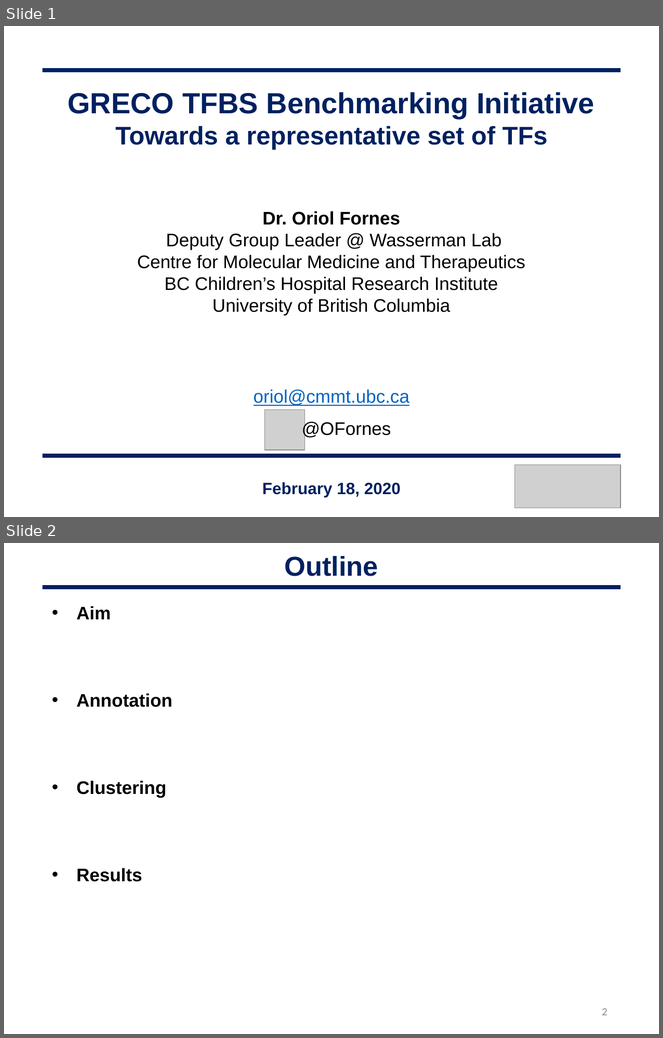
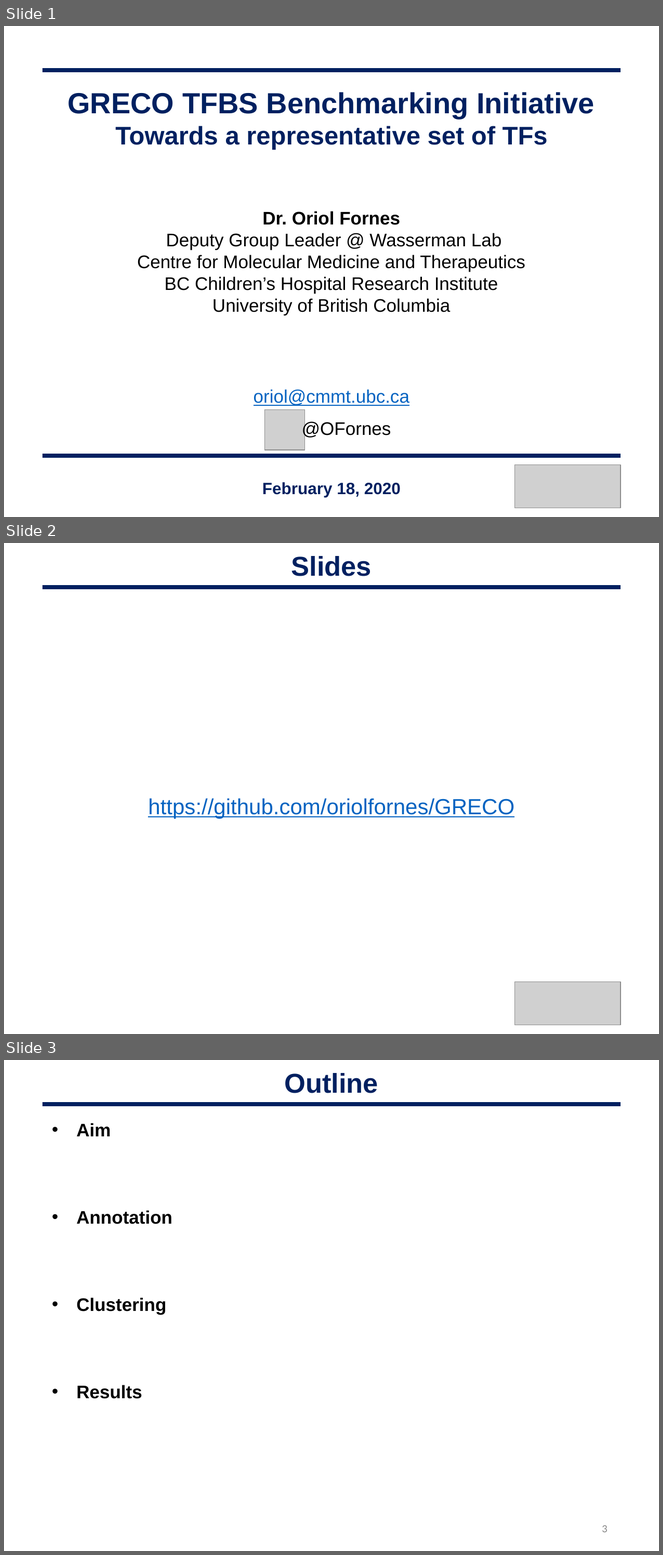
Before and after one commit to oriolfornes/GRECO-BIT-TFBS-annotations, a slide deck: Slides/OF_200218_GREEKC.pptx. Shown one above the other, each under a label of ours: slides 1 and 2 before the commit, slides 1, 2 and 3 after it. The pictures are 663x1038 and 663x1555 pixels, drawn with LibreOffice and Linux fonts; fonts in the diff are those of the drawing; grey boxes stand for pictures. Boxes give left, top, right and bottom in pixels: in the first picture for what was removed or moved away, otherwise in the second. Text is boxed around its words. In the diff, an @@ line names an element or a change of style, - is before the commit and + after.

```diff
--- a/Slides/OF_200218_GREEKC.pptx
+++ b/Slides/OF_200218_GREEKC.pptx
@@ slide 2 added at <box>4,543,659,1034</box>, background #FFFFFF @@
@@ text added at <box>292,556,372,576</box>, 30 pt, text #002060, bold @@
+Slides
@@ line added from (42, 588) to (621, 588), #002060 4.5 pt @@
@@ text added at <box>148,798,515,819</box>, 24 pt, text #0563C1, underline @@
+https://github.com/oriolfornes/GRECO
@@ picture added at <box>515,982,621,1025</box> @@
@@ what was slide 2 is now slide 3 @@
@@ page number at <box>602,1525,608,1533</box>: text changed @@
-2
+3
```
Also in this commit, not shown: 2 slides changed, 1 other slide added, 1 other file.
